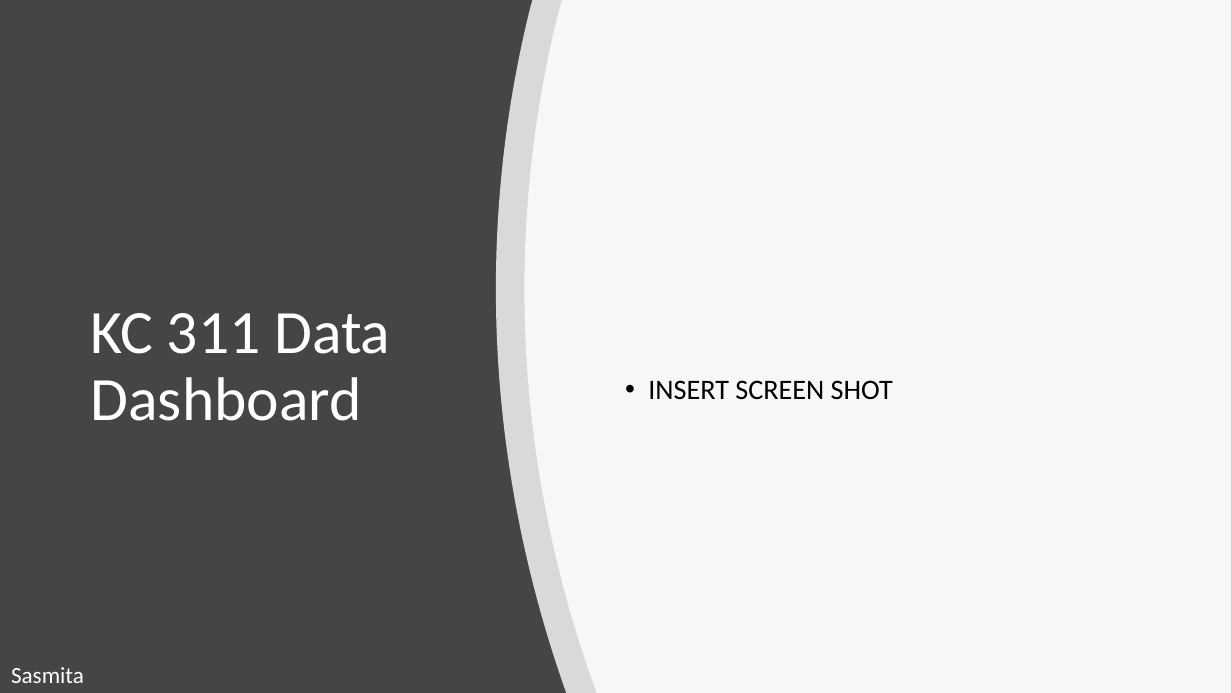
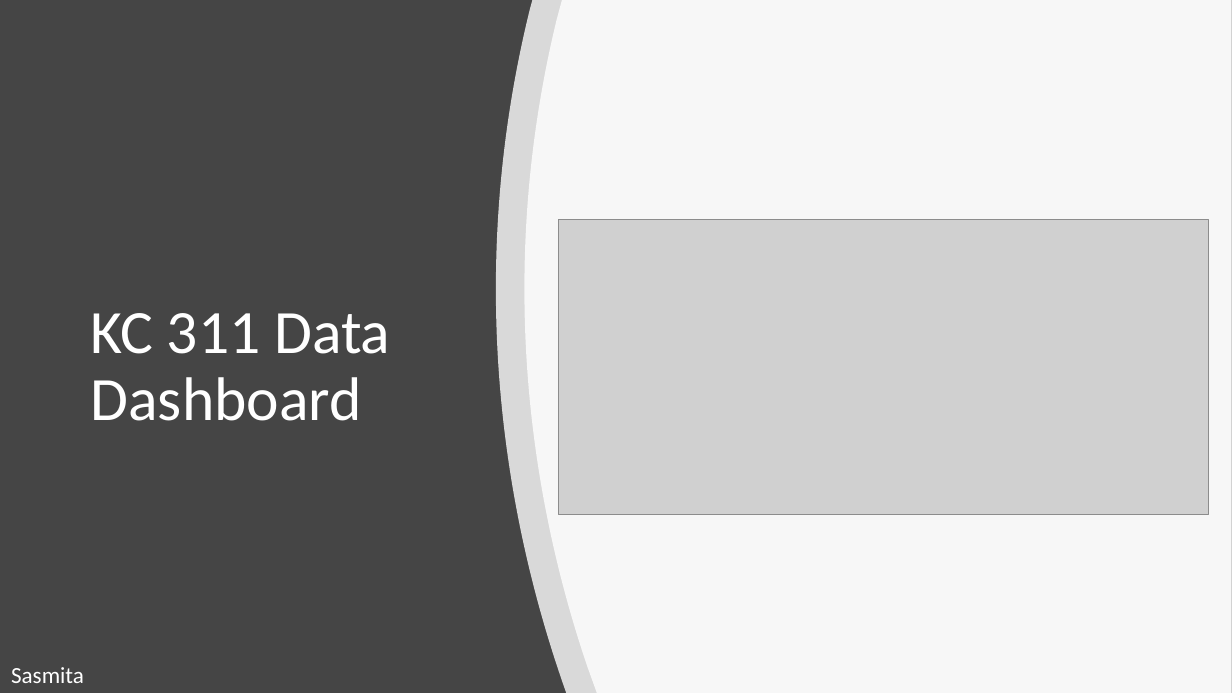
Before and after one commit to Sasmita28/city-service, a slide deck: slide 15 of BootcampProject2Presentation.pptx (slide 9 before the commit). Drawn at 1232x693 pixels with LibreOffice and Linux fonts; fonts in the diff are those of the drawing; grey boxes stand for pictures. Boxes give left, top, right and bottom in pixels: in the first picture for what was removed or moved away, otherwise in the second. Text is boxed around its words. In the diff, an @@ line names an element or a change of style, - is before the commit and + after.

```diff
--- a/BootcampProject2Presentation.pptx
+++ b/BootcampProject2Presentation.pptx
@@ picture added at box(558, 220, 1209, 515) @@
@@ text removed at box(648, 380, 893, 400) @@
-• INSERT SCREEN SHOT
```
Also in this commit, not shown: 10 other slides changed, 4 slides removed, 8 other files.
